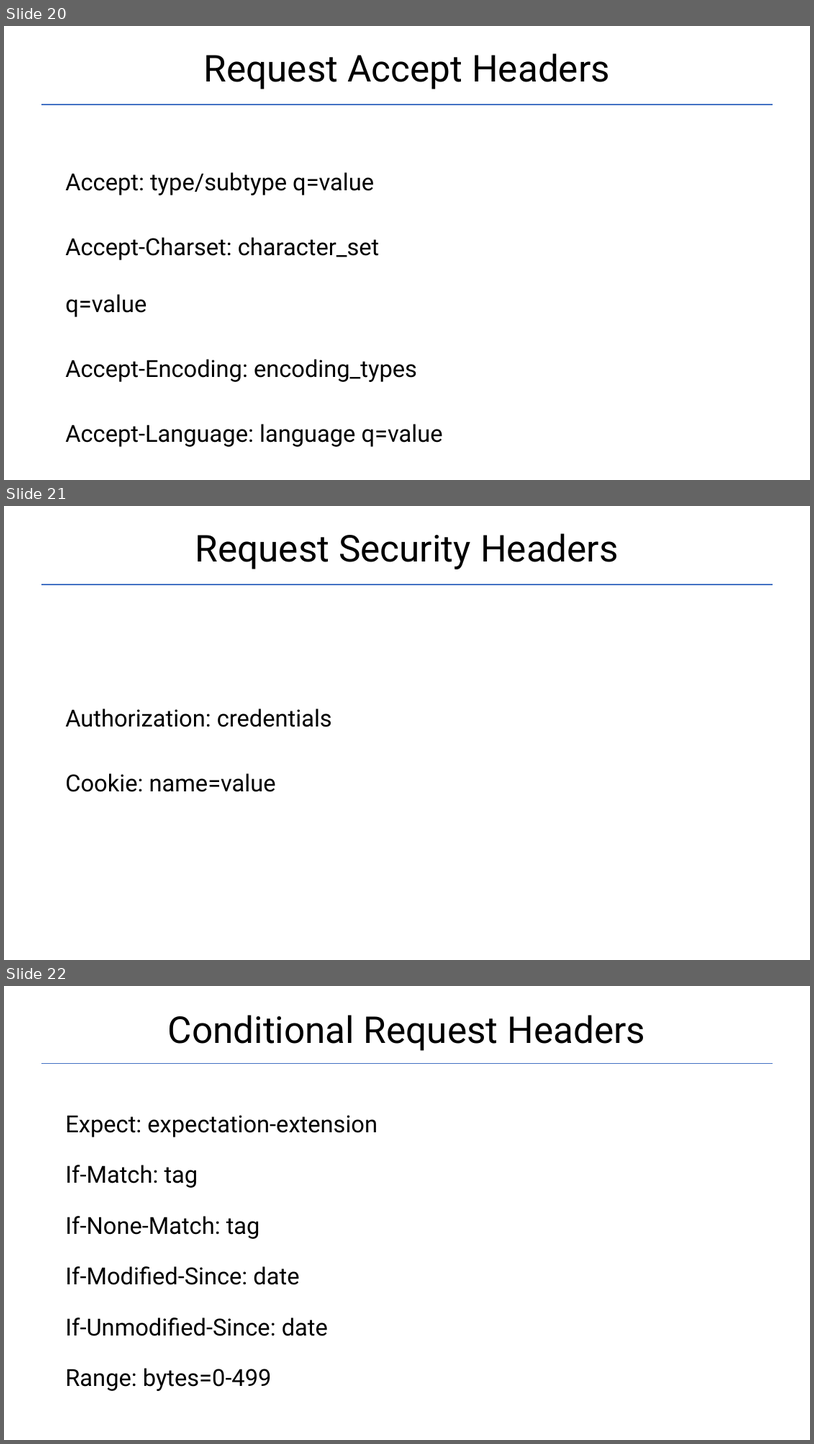
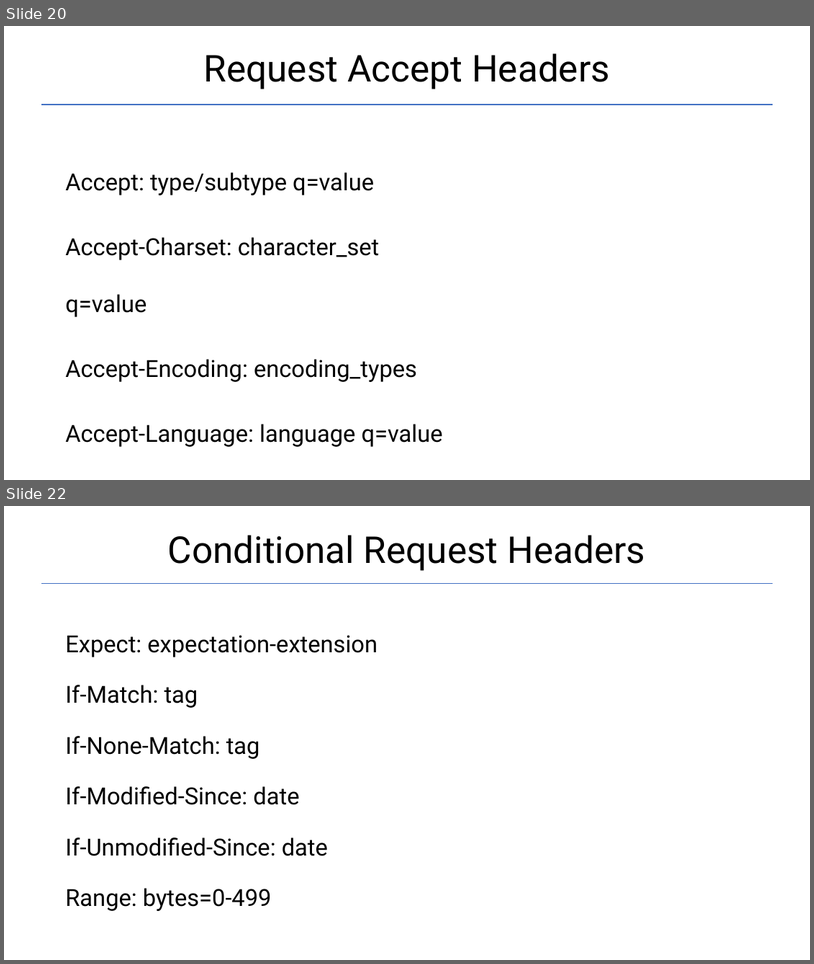
Before and after one commit to Garnik94/Levelup_presentations, a slide deck: Http/Http_presentation.pptx. Shown one above the other, each under a label of ours: slides 20, 21 and 22 before the commit, slides 20 and 22 after it; the slides between them are not shown. The pictures are 814x1444 and 814x964 pixels, drawn with LibreOffice and Linux fonts; fonts in the diff are those of the drawing. Boxes give left, top, right and bottom in pixels: in the first picture for what was removed or moved away, otherwise in the second. Text is boxed around its words. In the diff, an @@ line names an element or a change of style, - is before the commit and + after.

```diff
--- a/Http/Http_presentation.pptx
+++ b/Http/Http_presentation.pptx
@@ slide 21 removed at box(4, 506, 810, 960), background #FFFFFF @@
@@ title removed at box(196, 533, 619, 569) @@
-Request Security Headers
@@ line removed from (41, 584) to (773, 584) @@
@@ text removed at box(65, 708, 332, 792) @@
-Authorization: credentials
-Cookie: name=value
```
Also in this commit, not shown: 5 slides changed, 1 other file.
